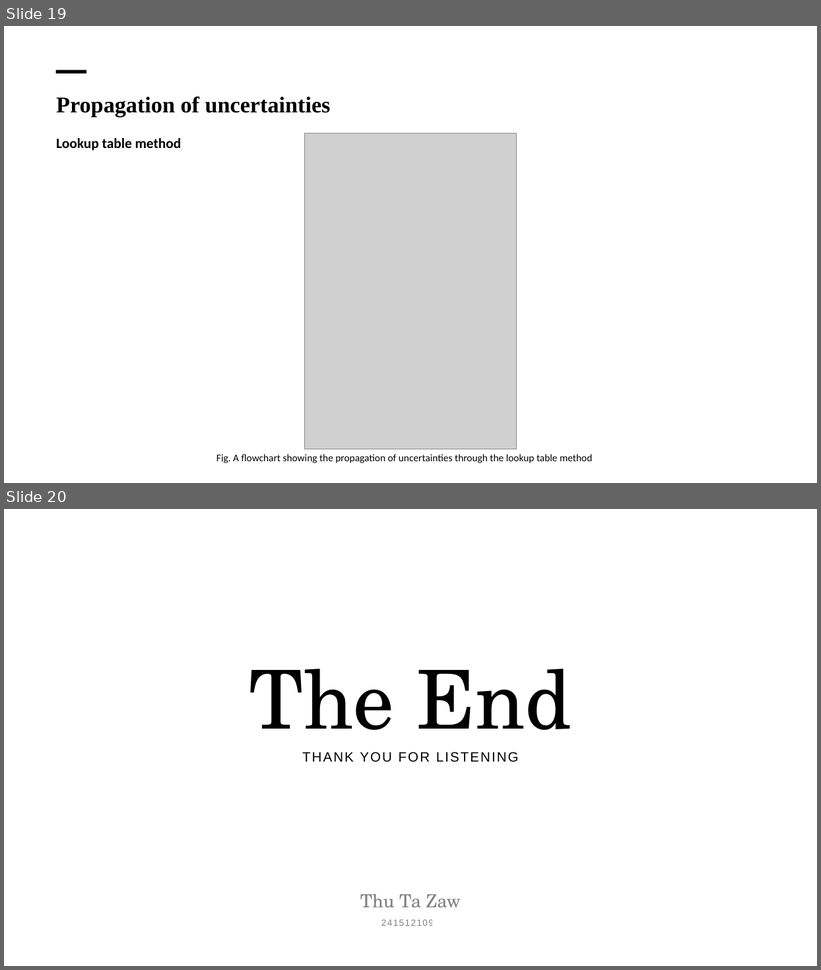
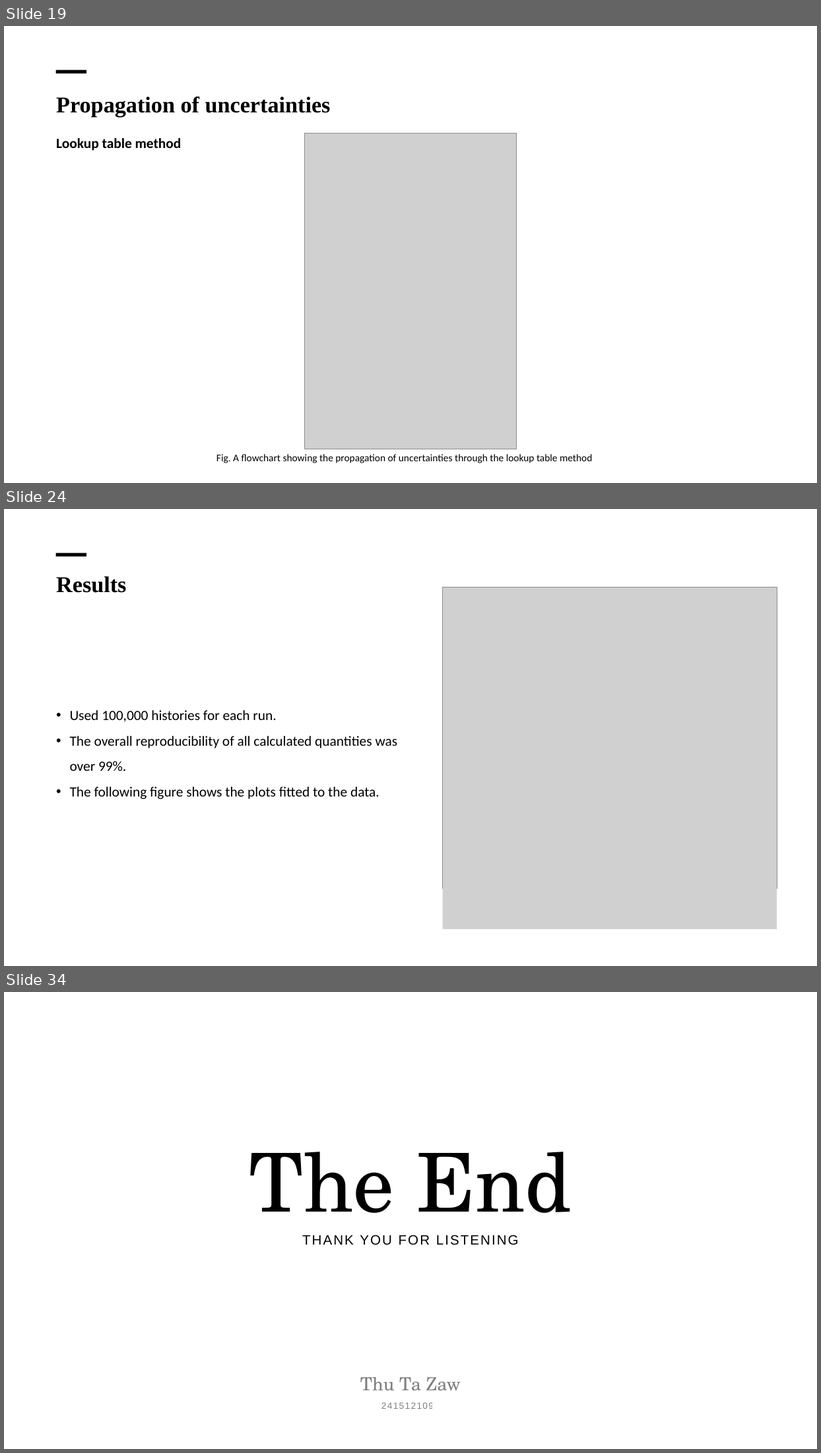
Before and after one commit to Thutazaw09/japan-data, a slide deck: Japan/Progress Presentation/Presentation 11.2 (Monte carlo L Review).pptx. Shown one above the other, each under a label of ours: slides 19 and 20 before the commit, slides 19, 24 and 34 after it; the slides between them are not shown. The pictures are 821x970 and 821x1453 pixels, drawn with LibreOffice and Linux fonts; fonts in the diff are those of the drawing; grey boxes stand for pictures; background and template pictures are left out. Boxes give left, top, right and bottom in pixels: in the first picture for what was removed or moved away, otherwise in the second. Text is boxed around its words. In the diff, an @@ line names an element or a change of style, - is before the commit and + after.

```diff
--- a/Japan/Progress Presentation/Presentation 11.2 (Monte carlo L Review).pptx
+++ b/Japan/Progress Presentation/Presentation 11.2 (Monte carlo L Review).pptx
@@ slide 24 added at (x1=4, y1=509, x2=817, y2=966), background picture (left out) @@
@@ line added from (56, 555) to (86, 555), #000000 6 pt @@
@@ text added at (x1=56, y1=576, x2=398, y2=799), 25 pt, text #000000 @@
+  Results
+  • Used 100,000 histories for each run.
+  • The overall reproducibility of all calculated quantities was over 99%.
+  • The following figure shows the plots fitted to the data.
@@ picture added at (x1=443, y1=587, x2=777, y2=889) @@
@@ picture added at (x1=443, y1=889, x2=777, y2=929) @@
@@ what was slide 20 is now slide 34 @@
```
Also in this commit, not shown: 13 other slides added, 44 other files.
